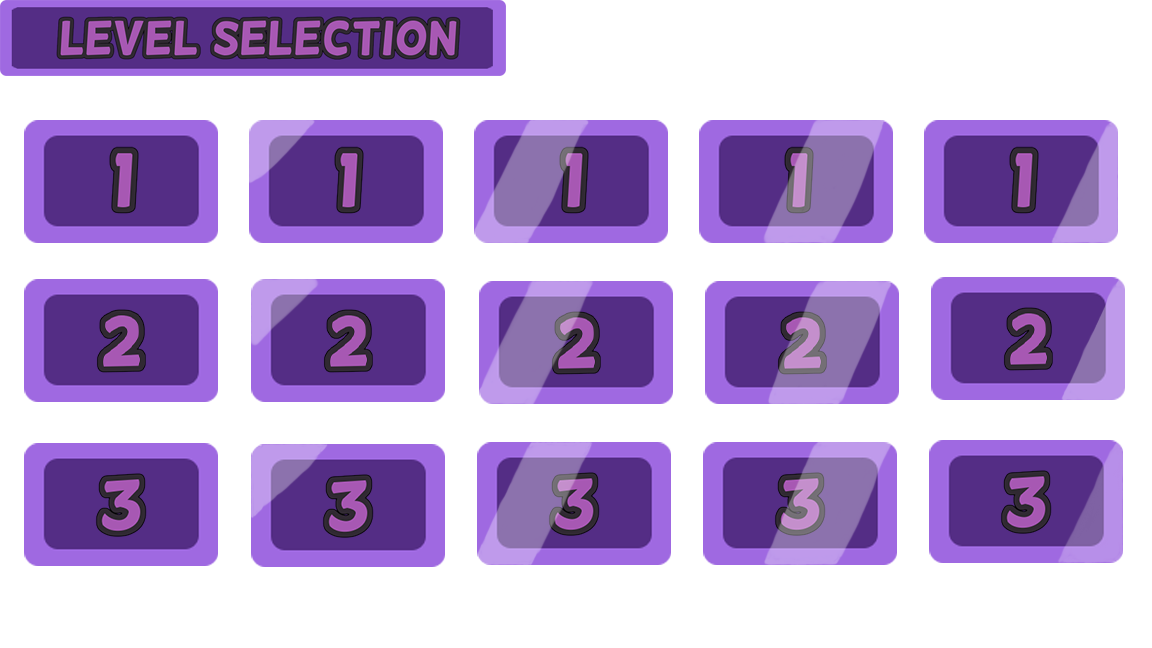
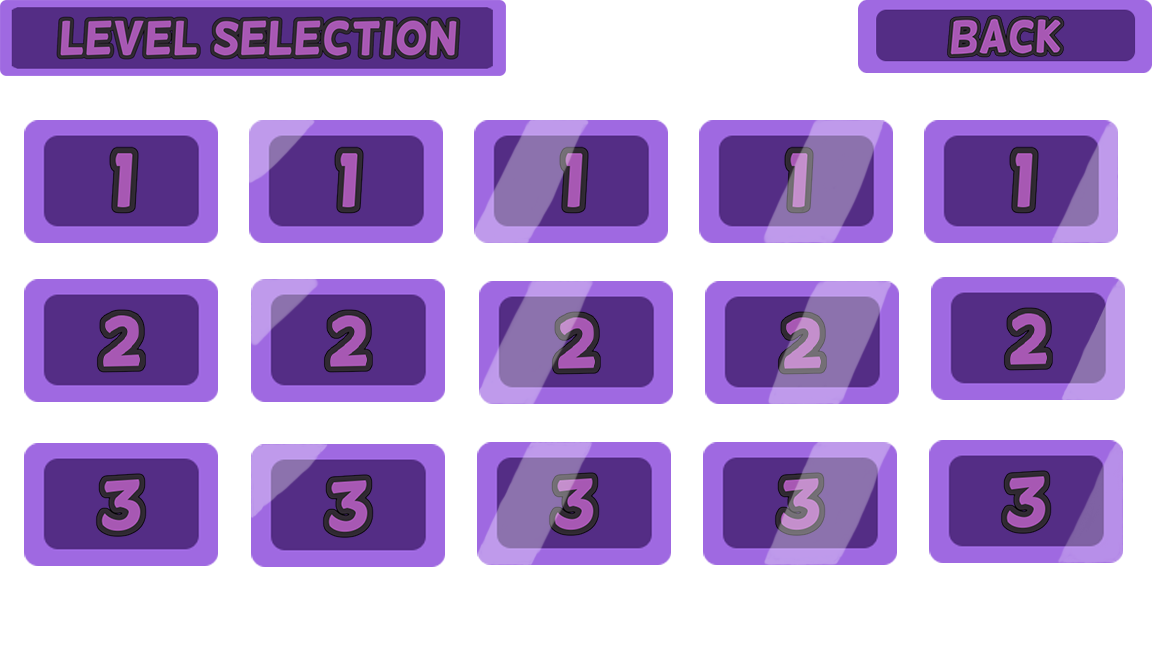
Before/after of a 1152 x 648 layered artwork. What changed in the layer stack:
added layer "Rectángulo redondeado 6" above "3" over [858, 0, 1152, 73]
